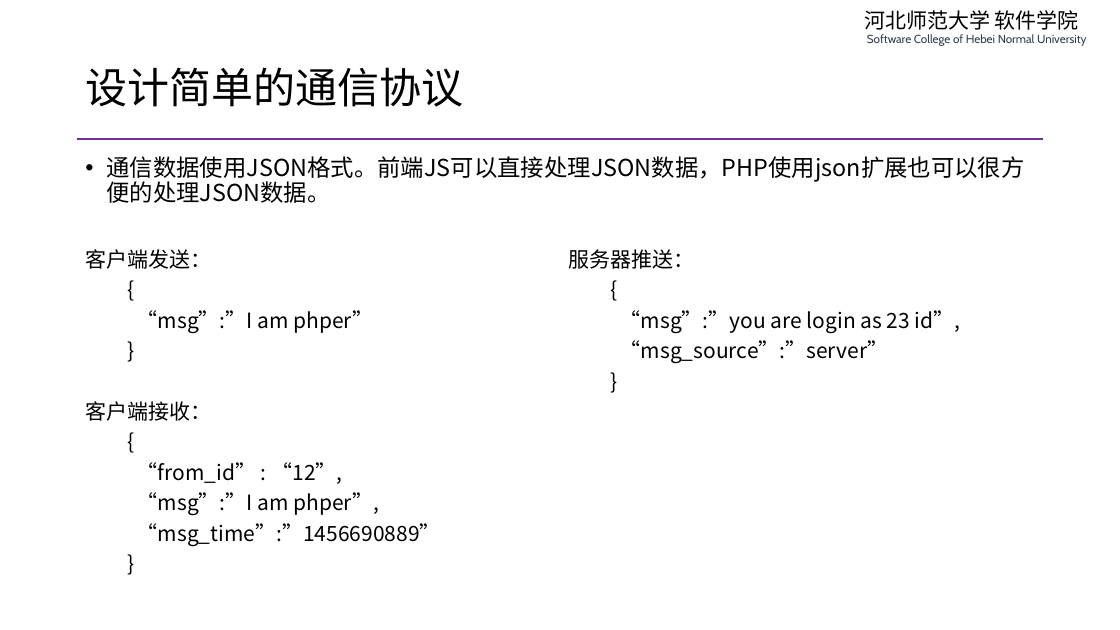
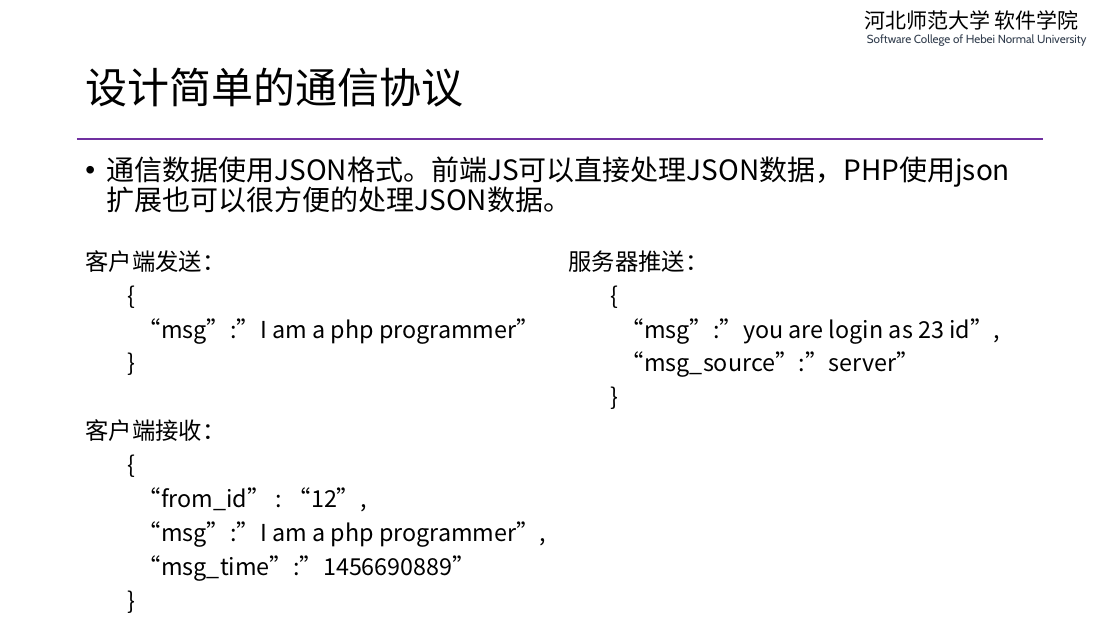
Before and after one commit to edu2act/course-php-serverside-development-on-linux, a slide deck: slide 3 of materials/slides/ch10-swoole-message-server.pptx. Drawn at 1120x630 pixels with LibreOffice and Linux fonts; fonts in the diff are those of the drawing. Boxes give left, top, right and bottom in pixels: in the first picture for what was removed or moved away, otherwise in the second. Text is boxed around its words. In the diff, an @@ line names an element or a change of style, - is before the commit and + after.

```diff
--- a/materials/slides/ch10-swoole-message-server.pptx
+++ b/materials/slides/ch10-swoole-message-server.pptx
@@ text "通信数据使用JSON格式。前端JS可以直接处理JSON数据，PHP使用json扩展也可以很方便的处理JSON数据。" at (106,156,1010,213): size 20 to 24 pt @@
@@ table at (77,239,1044,592) @@
-row 1, column 1: 客户端发送： / { / “msg”:”I am phper” / } / 客户端接收： / { / “from_id” : “12”, / “msg”:”I am phper”, / “msg_time”:”1456690889” / }
+row 1, column 1: 客户端发送： / { / “msg”:”I am a php programmer” / } / 客户端接收： / { / “from_id” : “12”, / “msg”:”I am a php programmer”, / “msg_time”:”1456690889” / }
@@ size 18 to 20 pt in "服务器推送：", "{", "“msg”:”you are login as 23 id”,", "“msg_source”:”server”" and 1 more places @@
```
Also in this commit, not shown: 9 other slides changed, 1 slide added, 3 other files.
